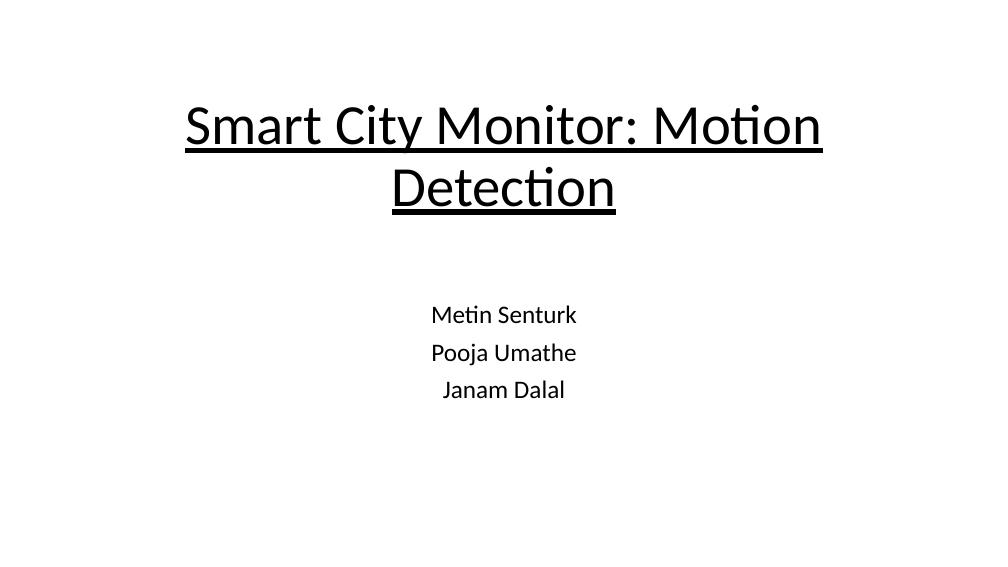
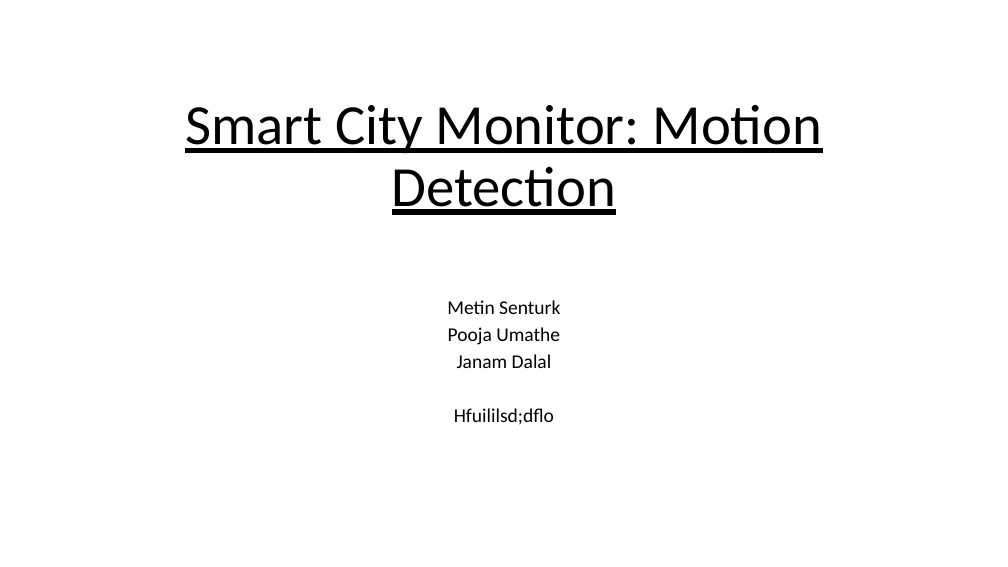
Before and after one commit to metinsenturk/ds620-motiondetection, a slide deck: slide 1 of documents/DS620 presentation.pptx. Drawn at 1008x567 pixels with LibreOffice and Linux fonts; fonts in the diff are those of the drawing. Boxes give left, top, right and bottom in pixels: in the first picture for what was removed or moved away, otherwise in the second. Text is boxed around its words. In the diff, an @@ line names an element or a change of style, - is before the commit and + after.

Commit message:
updated ppt

```diff
--- a/documents/DS620 presentation.pptx
+++ b/documents/DS620 presentation.pptx
@@ subtitle at bbox=[447, 300, 560, 368]: size 24 to 18.6 pt in "Metin Senturk", "Pooja Umathe", "Janam Dalal"; line spacing 0.9 to 0.7 @@
@@ subtitle at bbox=[454, 408, 554, 425]: paragraph added @@
+Hfuililsd;dflo
```
